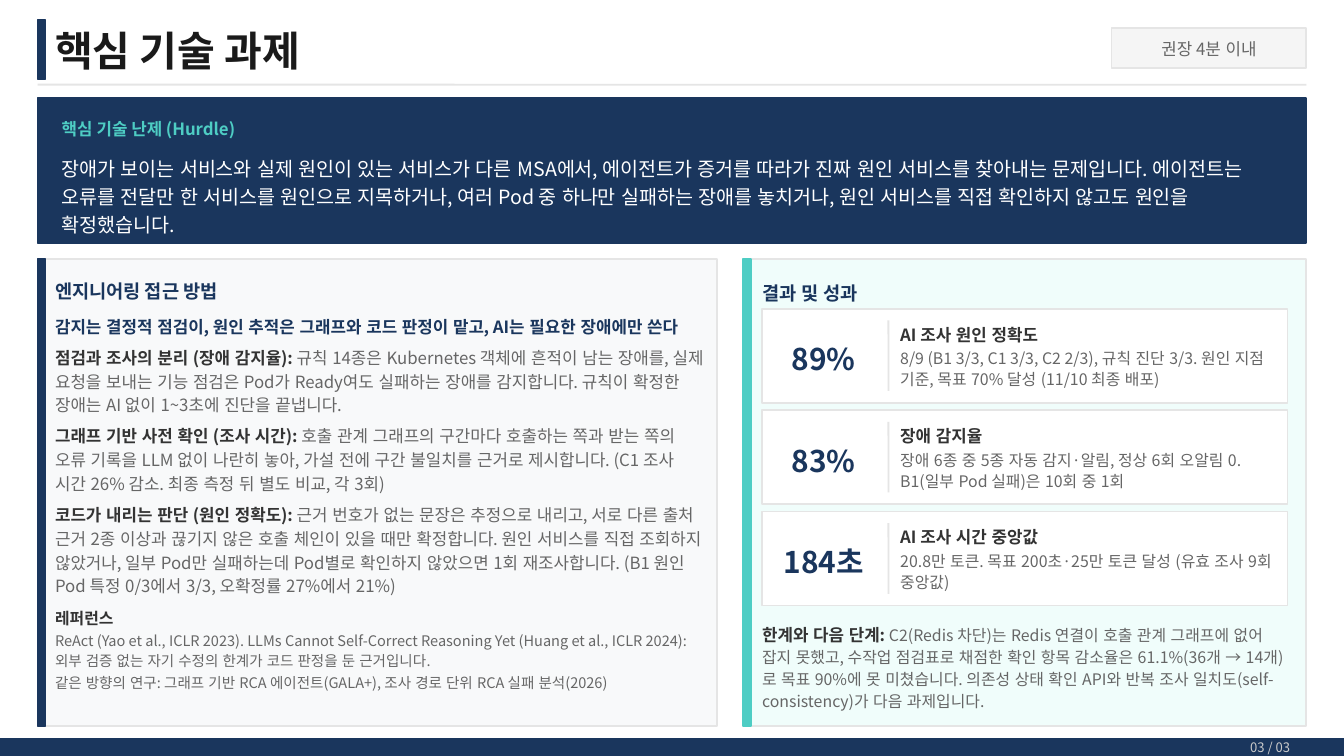
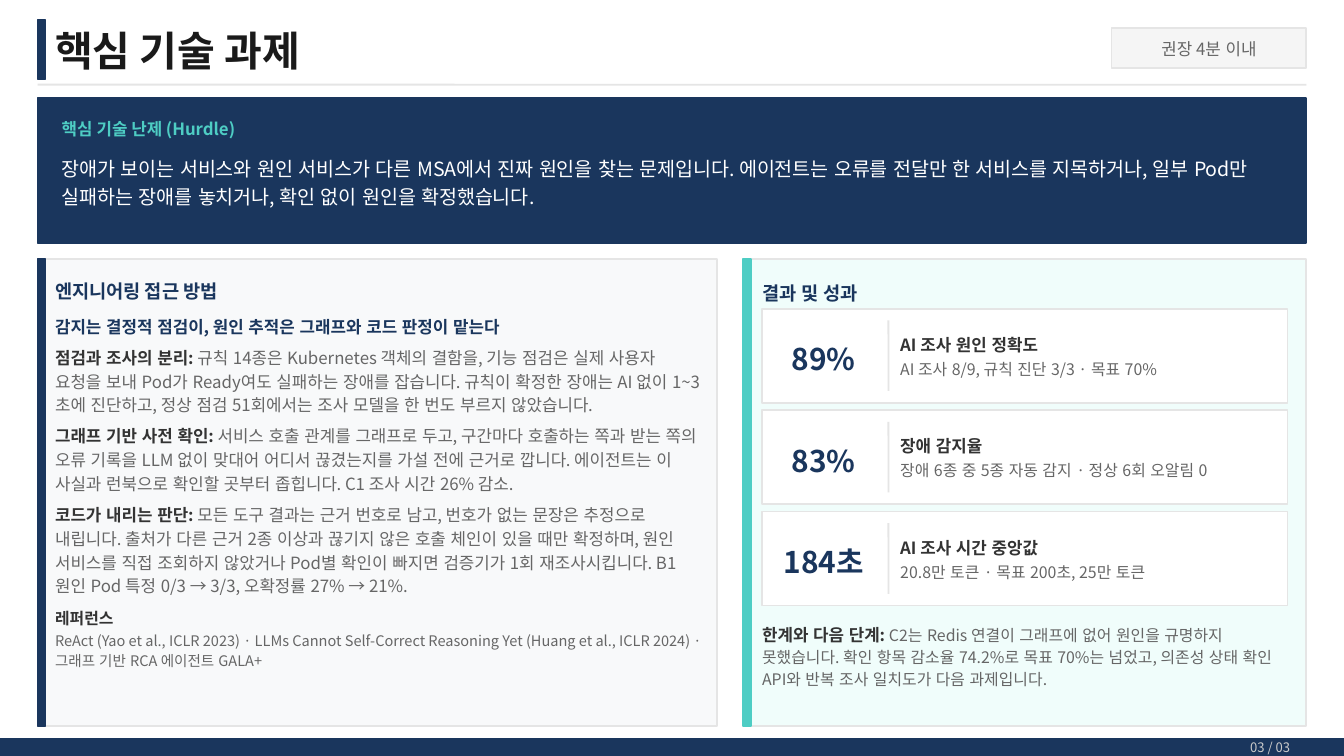
Before and after one commit to skax-jihyeryu/KubeGuardian, a slide deck: slide 4 of docs/산출물/AI_Master_Project_최종발표_류지혜_11791_v0.2.pptx. Drawn at 1344x756 pixels with LibreOffice and Linux fonts; fonts in the diff are those of the drawing. Boxes give left, top, right and bottom in pixels: in the first picture for what was removed or moved away, otherwise in the second. Text is boxed around its words. In the diff, an @@ line names an element or a change of style, - is before the commit and + after.

```diff
--- a/docs/산출물/AI_Master_Project_최종발표_류지혜_11791_v0.2.pptx
+++ b/docs/산출물/AI_Master_Project_최종발표_류지혜_11791_v0.2.pptx
@@ text at box(62, 159, 1248, 208): text changed @@
-장애가 보이는 서비스와 실제 원인이 있는 서비스가 다른 MSA에서, 에이전트가 증거를 따라가 진짜 원인 서비스를 찾아내는 문제입니다. 에이전트는 오류를 전달만 한 서비스를 원인으로 지목하거나, 여러 Pod 중 하나만 실패하는 장애를 놓치거나, 원인 서비스를 직접 확인하지 않고도 원인을 확정했습니다.
+장애가 보이는 서비스와 원인 서비스가 다른 MSA에서 진짜 원인을 찾는 문제입니다. 에이전트는 오류를 전달만 한 서비스를 지목하거나, 일부 Pod만 실패하는 장애를 놓치거나, 확인 없이 원인을 확정했습니다.
@@ text at box(55, 319, 700, 595): text changed @@
-감지는 결정적 점검이, 원인 추적은 그래프와 코드 판정이 맡고, AI는 필요한 장애에만 쓴다
-점검과 조사의 분리 (장애 감지율): 규칙 14종은 Kubernetes 객체에 흔적이 남는 장애를, 실제 요청을 보내는 기능 점검은 Pod가 Ready여도 실패하는 장애를 감지합니다. 규칙이 확정한 장애는 AI 없이 1~3초에 진단을 끝냅니다.
-그래프 기반 사전 확인 (조사 시간): 호출 관계 그래프의 구간마다 호출하는 쪽과 받는 쪽의 오류 기록을 LLM 없이 나란히 놓아, 가설 전에 구간 불일치를 근거로 제시합니다. (C1 조사 시간 26% 감소. 최종 측정 뒤 별도 비교, 각 3회)
-코드가 내리는 판단 (원인 정확도): 근거 번호가 없는 문장은 추정으로 내리고, 서로 다른 출처 근거 2종 이상과 끊기지 않은 호출 체인이 있을 때만 확정합니다. 원인 서비스를 직접 조회하지 않았거나, 일부 Pod만 실패하는데 Pod별로 확인하지 않았으면 1회 재조사합니다. (B1 원인 Pod 특정 0/3에서 3/3, 오확정률 27%에서 21%)
+감지는 결정적 점검이, 원인 추적은 그래프와 코드 판정이 맡는다
+점검과 조사의 분리: 규칙 14종은 Kubernetes 객체의 결함을, 기능 점검은 실제 사용자 요청을 보내 Pod가 Ready여도 실패하는 장애를 잡습니다. 규칙이 확정한 장애는 AI 없이 1~3초에 진단하고, 정상 점검 51회에서는 조사 모델을 한 번도 부르지 않았습니다.
+그래프 기반 사전 확인: 서비스 호출 관계를 그래프로 두고, 구간마다 호출하는 쪽과 받는 쪽의 오류 기록을 LLM 없이 맞대어 어디서 끊겼는지를 가설 전에 근거로 깝니다. 에이전트는 이 사실과 런북으로 확인할 곳부터 좁힙니다. C1 조사 시간 26% 감소.
+코드가 내리는 판단: 모든 도구 결과는 근거 번호로 남고, 번호가 없는 문장은 추정으로 내립니다. 출처가 다른 근거 2종 이상과 끊기지 않은 호출 체인이 있을 때만 확정하며, 원인 서비스를 직접 조회하지 않았거나 Pod별 확인이 빠지면 검증기가 1회 재조사시킵니다. B1 원인 Pod 특정 0/3 → 3/3, 오확정률 27% → 21%.
@@ text at box(900, 362, 1157, 378): text changed @@
-8/9 (B1 3/3, C1 3/3, C2 2/3), 규칙 진단 3/3. 원인 지점 기준, 목표 70% 달성 (11/10 최종 배포)
+AI 조사 8/9, 규칙 진단 3/3 · 목표 70%
@@ text at box(900, 463, 1208, 477): text changed @@
-장애 6종 중 5종 자동 감지·알림, 정상 6회 오알림 0. B1(일부 Pod 실패)은 10회 중 1회
+장애 6종 중 5종 자동 감지 · 정상 6회 오알림 0
@@ text at box(900, 565, 1145, 581): text changed @@
-20.8만 토큰. 목표 200초·25만 토큰 달성 (유효 조사 9회 중앙값)
+20.8만 토큰 · 목표 200초, 25만 토큰
@@ text at box(762, 627, 1272, 686): text changed @@
-한계와 다음 단계: C2(Redis 차단)는 Redis 연결이 호출 관계 그래프에 없어 잡지 못했고, 수작업 점검표로 채점한 확인 항목 감소율은 61.1%(36개 → 14개)로 목표 90%에 못 미쳤습니다. 의존성 상태 확인 API와 반복 조사 일치도(self-consistency)가 다음 과제입니다.
+한계와 다음 단계: C2는 Redis 연결이 그래프에 없어 원인을 규명하지 못했습니다. 확인 항목 감소율 74.2%로 목표 70%는 넘었고, 의존성 상태 확인 API와 반복 조사 일치도가 다음 과제입니다.
@@ text at box(55, 634, 690, 667): text changed @@
-ReAct (Yao et al., ICLR 2023). LLMs Cannot Self-Correct Reasoning Yet (Huang et al., ICLR 2024): 외부 검증 없는 자기 수정의 한계가 코드 판정을 둔 근거입니다.
-같은 방향의 연구: 그래프 기반 RCA 에이전트(GALA+), 조사 경로 단위 RCA 실패 분석(2026)
+ReAct (Yao et al., ICLR 2023) · LLMs Cannot Self-Correct Reasoning Yet (Huang et al., ICLR 2024) · 그래프 기반 RCA 에이전트 GALA+
```
